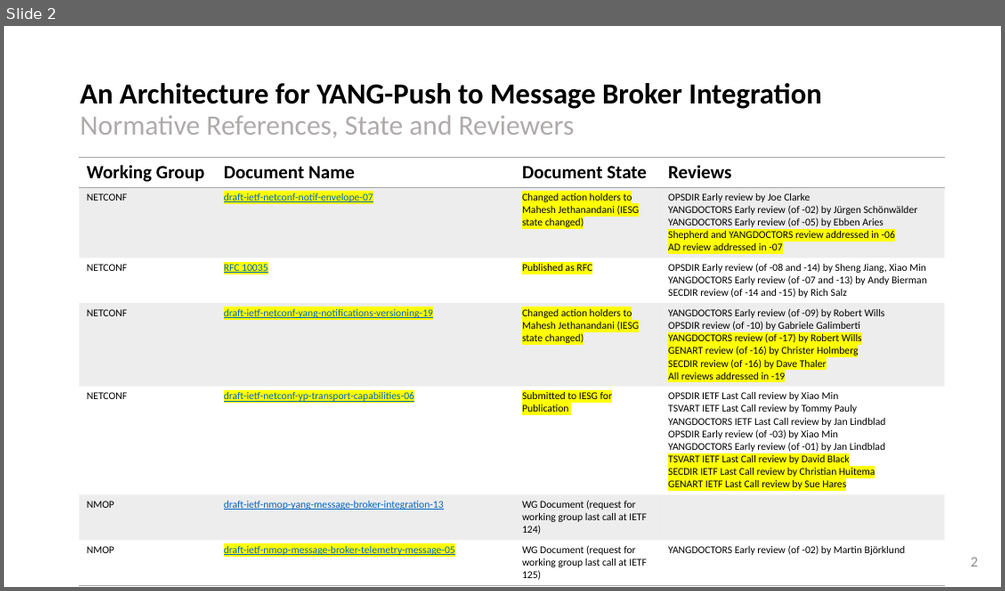
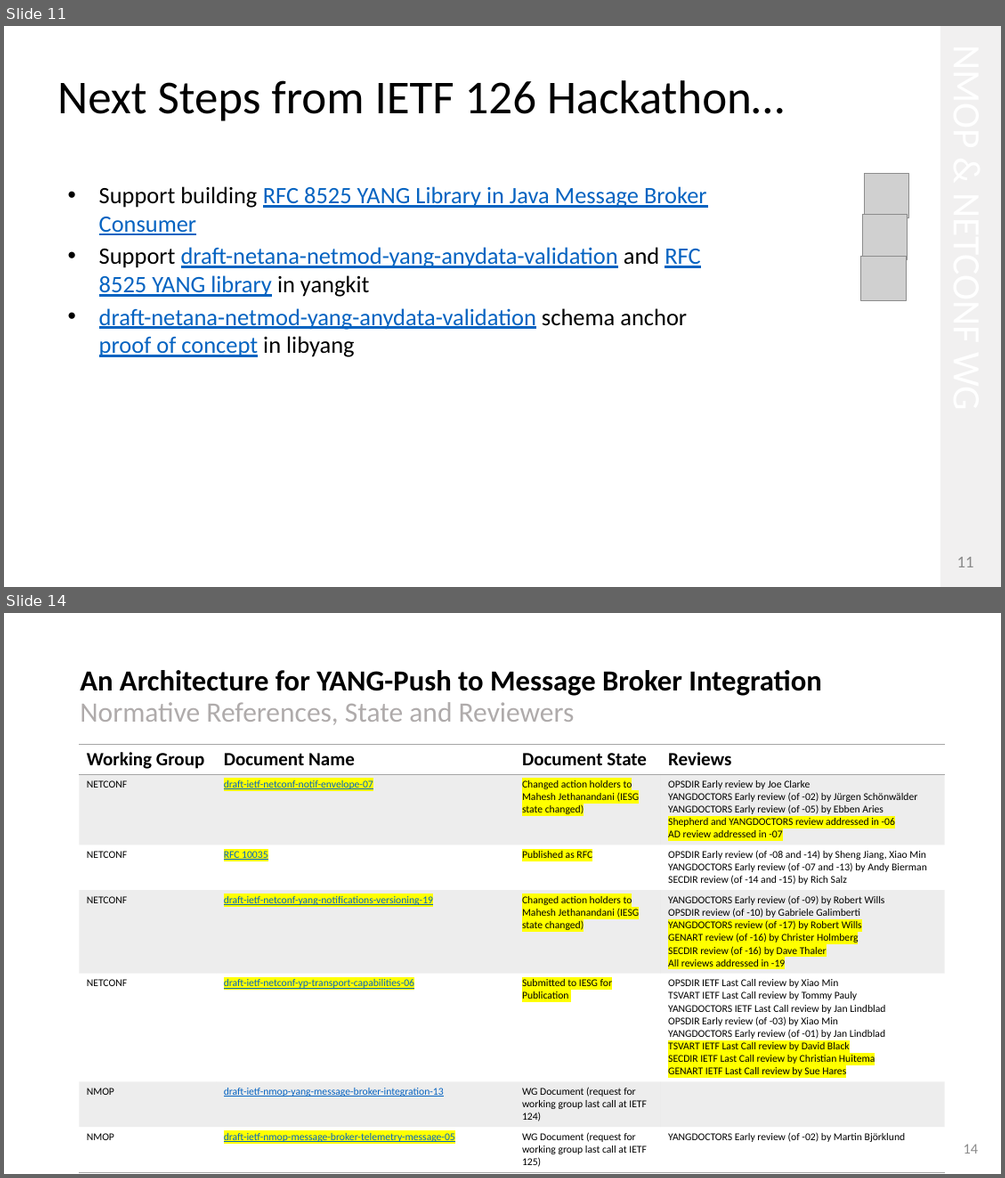
Before and after one commit to network-analytics/ietf-network-analytics-document-status, a slide deck: 127/NMOP/draft-ietf-nmop-yang-message-broker-integration-13.pptx. Shown one above the other, each under a label of ours: slide 2 before the commit, slides 11 and 14 after it; the slides between them are not shown. The pictures are 1005x591 and 1005x1178 pixels, drawn with LibreOffice and Linux fonts; fonts in the diff are those of the drawing; grey boxes stand for pictures. Boxes give left, top, right and bottom in pixels: in the first picture for what was removed or moved away, otherwise in the second. Text is boxed around its words. In the diff, an @@ line names an element or a change of style, - is before the commit and + after.

```diff
--- a/127/NMOP/draft-ietf-nmop-yang-message-broker-integration-13.pptx
+++ b/127/NMOP/draft-ietf-nmop-yang-message-broker-integration-13.pptx
@@ slide 11 added at (4, 26, 1001, 587), background #FFFFFF @@
@@ rectangle added at (940, 26, 1001, 587), fill #F1F0F0 @@
@@ title added at (57, 80, 784, 121), 45.3 pt, text #000000 @@
+Next Steps from IETF 126 Hackathon…
@@ picture added at (864, 174, 909, 218) @@
@@ text added at (99, 186, 707, 357), 22.7 pt, text #0563C1, underline @@
+• Support building RFC 8525 YANG Library in Java Message Broker Consumer
+• Support draft-netana-netmod-yang-anydata-validation and RFC 8525 YANG library in yangkit
+• draft-netana-netmod-yang-anydata-validation schema anchor proof of concept in libyang
@@ picture added at (863, 215, 907, 259) @@
@@ picture added at (861, 256, 906, 300) @@
@@ page number added at (957, 556, 974, 567), 16 pt, text #888888 @@
+11
@@ what was slide 2 is now slide 14 @@
@@ page number at (963, 1143, 979, 1153): text changed @@
-2
+14
```
Also in this commit, not shown: 12 other slides added, 1 slide removed, 1 other file.
